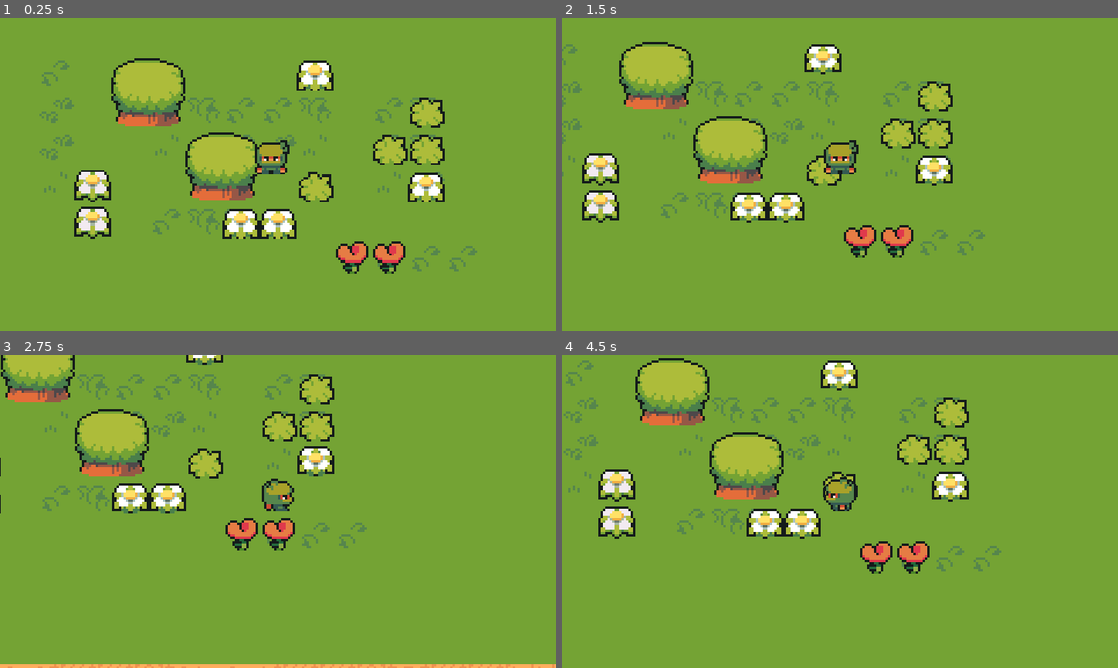
Above: before the commit, frames 1-4 (two rows, left to right).
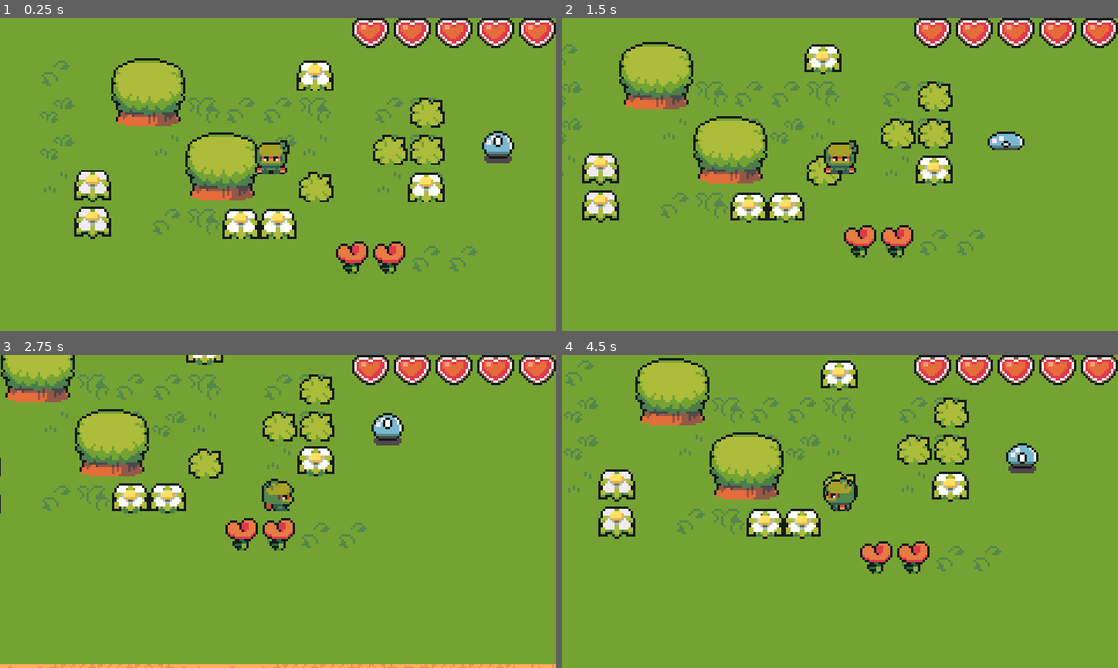
Above: after the commit, the same moments.

Repository: JoaoBacano/ARPG-Tutorial
Game: Godot game, scene res://scenes/world.tscn
Two runs of this game, one before a commit and one after it. Both use one fixed random seed, a clock stepped at 60 frames per second and the inputs below.
Inputs:
- Up to frame 1 (0.25 s): no input
- Up to frame 2 (1.5 s): hold Right (ui_right) 0.53-1.28 s; hold Down (ui_down) from 1.28 s (still down)
- Up to frame 3 (2.75 s): release Down (ui_down) at 2.03 s; hold Right (ui_right) from 2.03 s (still down)
- Up to frame 4 (4.5 s): release Right (ui_right) at 2.78 s; hold Up (ui_up) 2.78-3.53 s; hold Left (ui_left) from 3.53 s (still down)

The runs differ from the first frame. In frame 1, 3.1% of the frame differs, in the area x 63-100%, y 0-47%; in frame 2, 2.9%; in frame 3, 3.1%; in frame 4, 3.1%.

Commit message:
Health UI

Diff:
--- a/Player/player.gd
+++ b/Player/player.gd
@@ -1,7 +1,15 @@
 extends CharacterBody2D
+
+signal healthChanged
 
 @export var speed: int = 35
 @onready var animations = $AnimationPlayer
+@onready var hurtColor = $Sprite2D/ColorRect
+
+@export var maxHealth: int = 3
+@onready var currentHealth: int = maxHealth
+
+
 
 func handleInput():
 	var moveDirection = Input.get_vector("ui_left","ui_right","ui_up","ui_down")
@@ -19,7 +27,22 @@
 
 		animations.play("walk" + direction)
 
+func handleCollision():
+	for i in get_slide_collision_count():
+		var collision = get_slide_collision(i)
+		var collider = collision.get_collider()
+
 func _physics_process(delta):
 	handleInput()
 	move_and_slide()
+	handleCollision()
 	updateAnimation()
+
+
+func _on_hurt_box_area_entered(area):
+	if area.name == "hitBox":
+		currentHealth -= 1
+		if currentHealth < 0:
+			currentHealth = maxHealth
+
+		healthChanged.emit(currentHealth)
--- a/Player/player.tscn
+++ b/Player/player.tscn
@@ -1,7 +1,22 @@
-[gd_scene load_steps=10 format=3 uid="uid://ys4ixm7pj5cf"]
+[gd_scene load_steps=11 format=3 uid="uid://ys4ixm7pj5cf"]
 
 [ext_resource type="Script" path="res://Player/player.gd" id="1_b0400"]
 [ext_resource type="Texture2D" uid="uid://r2f3vuhshs3d" path="res://art/player_sprites.png" id="1_ujfr8"]
+
+[sub_resource type="Animation" id="Animation_rtgwa"]
+length = 0.001
+tracks/0/type = "value"
+tracks/0/imported = false
+tracks/0/enabled = true
+tracks/0/path = NodePath("Sprite2D:frame_coords")
+tracks/0/interp = 1
+tracks/0/loop_wrap = true
+tracks/0/keys = {
+"times": PackedFloat32Array(0),
+"transitions": PackedFloat32Array(1),
+"update": 1,
+"values": [Vector2i(0, 0)]
+}
 
 [sub_resource type="Animation" id="Animation_pfyvv"]
 resource_name = "walkDown"
@@ -19,39 +34,6 @@
 "transitions": PackedFloat32Array(1, 1, 1, 1),
 "update": 1,
 "values": [Vector2i(0, 0), Vector2i(0, 1), Vector2i(0, 2), Vector2i(0, 3)]
-}
-
-[sub_resource type="Animation" id="Animation_rtgwa"]
-length = 0.001
-tracks/0/type = "value"
-tracks/0/imported = false
-tracks/0/enabled = true
-tracks/0/path = NodePath("Sprite2D:frame_coords")
-tracks/0/interp = 1
-tracks/0/loop_wrap = true
-tracks/0/keys = {
-"times": PackedFloat32Array(0),
-"transitions": PackedFloat32Array(1),
-"update": 1,
-"values": [Vector2i(0, 0)]
-}
-
-[sub_resource type="Animation" id="Animation_knom8"]
-resource_name = "walkUp"
-length = 0.8
-loop_mode = 1
-step = 0.2
-tracks/0/type = "value"
-tracks/0/imported = false
-tracks/0/enabled = true
-tracks/0/path = NodePath("Sprite2D:frame_coords")
-tracks/0/interp = 1
-tracks/0/loop_wrap = true
-tracks/0/keys = {
-"times": PackedFloat32Array(0, 0.2, 0.4, 0.6),
-"transitions": PackedFloat32Array(1, 1, 1, 1),
-"update": 1,
-"values": [Vector2i(1, 0), Vector2i(1, 1), Vector2i(1, 2), Vector2i(1, 3)]
 }
 
 [sub_resource type="Animation" id="Animation_jhrhd"]
@@ -90,6 +72,24 @@
 "values": [Vector2i(3, 0), Vector2i(3, 1), Vector2i(3, 2), Vector2i(3, 3)]
 }
 
+[sub_resource type="Animation" id="Animation_knom8"]
+resource_name = "walkUp"
+length = 0.8
+loop_mode = 1
+step = 0.2
+tracks/0/type = "value"
+tracks/0/imported = false
+tracks/0/enabled = true
+tracks/0/path = NodePath("Sprite2D:frame_coords")
+tracks/0/interp = 1
+tracks/0/loop_wrap = true
+tracks/0/keys = {
+"times": PackedFloat32Array(0, 0.2, 0.4, 0.6),
+"transitions": PackedFloat32Array(1, 1, 1, 1),
+"update": 1,
+"values": [Vector2i(1, 0), Vector2i(1, 1), Vector2i(1, 2), Vector2i(1, 3)]
+}
+
 [sub_resource type="AnimationLibrary" id="AnimationLibrary_thb6k"]
 _data = {
 "RESET": SubResource("Animation_rtgwa"),
@@ -101,6 +101,9 @@
 
 [sub_resource type="RectangleShape2D" id="RectangleShape2D_6vudq"]
 size = Vector2(14, 4)
+
+[sub_resource type="RectangleShape2D" id="RectangleShape2D_88vwv"]
+size = Vector2(14, 14)
 
 [node name="CharacterBody2D" type="CharacterBody2D"]
 z_index = 1
@@ -122,3 +125,12 @@
 [node name="CollisionShape2D" type="CollisionShape2D" parent="."]
 position = Vector2(0, -2)
 shape = SubResource("RectangleShape2D_6vudq")
+
+[node name="hurtBox" type="Area2D" parent="."]
+collision_mask = 3
+
+[node name="CollisionShape2D" type="CollisionShape2D" parent="hurtBox"]
+position = Vector2(0, -7)
+shape = SubResource("RectangleShape2D_88vwv")
+
+[connection signal="area_entered" from="hurtBox" to="." method="_on_hurt_box_area_entered"]
--- /dev/null
+++ b/enemies/slime.gd
@@ -0,0 +1,42 @@
+extends CharacterBody2D
+
+@export var speed = 20
+@export var limit = 0.5
+
+@onready var animations = $AnimationPlayer
+
+var startPosition
+var endPosition
+
+func _ready():
+	startPosition = position
+	endPosition = startPosition + Vector2(0,3*16)
+
+func changeDirection():
+	var tempEnd = endPosition
+	endPosition = startPosition
+	startPosition = tempEnd
+
+func updateVelocity():
+	var moveDirection = (endPosition - position)
+	if moveDirection.length() < limit:
+		changeDirection()
+
+	velocity = moveDirection.normalized()
+
+func updateAnimation():
+	if velocity.length() == 0:
+		if animations.is_playing():
+			animations.stop()
+	else:
+		var direction = "Down"
+		if velocity.x < 0: direction = "Left"
+		elif velocity.x > 0: direction = "Right"
+		elif velocity.y < 0: direction = "Up"
+
+		animations.play("walk" + direction)
+
+func _physics_process(delta):
+	updateVelocity()
+	move_and_slide()
+	updateAnimation()
--- /dev/null
+++ b/enemies/slime.tscn
@@ -0,0 +1,258 @@
+[gd_scene load_steps=11 format=3 uid="uid://ckt3g8cpxtn0u"]
+
+[ext_resource type="Texture2D" uid="uid://dh2kqj8xrqsvy" path="res://art/Slime.png" id="1_i7ayk"]
+[ext_resource type="Script" path="res://enemies/slime.gd" id="1_ktiqi"]
+
+[sub_resource type="CapsuleShape2D" id="CapsuleShape2D_cykyd"]
+radius = 4.0
+height = 16.0
+
+[sub_resource type="Animation" id="Animation_wk4v5"]
+length = 0.001
+tracks/0/type = "value"
+tracks/0/imported = false
+tracks/0/enabled = true
+tracks/0/path = NodePath("sprite:frame_coords")
+tracks/0/interp = 1
+tracks/0/loop_wrap = true
+tracks/0/keys = {
+"times": PackedFloat32Array(0),
+"transitions": PackedFloat32Array(1),
+"update": 1,
+"values": [Vector2i(0, 0)]
+}
+tracks/1/type = "value"
+tracks/1/imported = false
+tracks/1/enabled = true
+tracks/1/path = NodePath("hitBox/CollisionShape2D:position")
+tracks/1/interp = 1
+tracks/1/loop_wrap = true
+tracks/1/keys = {
+"times": PackedFloat32Array(0),
+"transitions": PackedFloat32Array(1),
+"update": 0,
+"values": [Vector2(0, -4)]
+}
+tracks/2/type = "value"
+tracks/2/imported = false
+tracks/2/enabled = true
+tracks/2/path = NodePath("hitBox/CollisionShape2D:scale")
+tracks/2/interp = 1
+tracks/2/loop_wrap = true
+tracks/2/keys = {
+"times": PackedFloat32Array(0),
+"transitions": PackedFloat32Array(1),
+"update": 0,
+"values": [Vector2(1, 1)]
+}
+
+[sub_resource type="Animation" id="Animation_d4iid"]
+resource_name = "walkDown"
+length = 0.8
+loop_mode = 1
+step = 0.2
+tracks/0/type = "value"
+tracks/0/imported = false
+tracks/0/enabled = true
+tracks/0/path = NodePath("sprite:frame_coords")
+tracks/0/interp = 1
+tracks/0/loop_wrap = true
+tracks/0/keys = {
+"times": PackedFloat32Array(0, 0.2, 0.4, 0.6),
+"transitions": PackedFloat32Array(1, 1, 1, 1),
+"update": 1,
+"values": [Vector2i(0, 0), Vector2i(0, 1), Vector2i(0, 2), Vector2i(0, 3)]
+}
+tracks/1/type = "value"
+tracks/1/imported = false
+tracks/1/enabled = true
+tracks/1/path = NodePath("hitBox/CollisionShape2D:position")
+tracks/1/interp = 1
+tracks/1/loop_wrap = true
+tracks/1/keys = {
+"times": PackedFloat32Array(0, 0.2, 0.4, 0.6),
+"transitions": PackedFloat32Array(1, 1, 1, 1),
+"update": 1,
+"values": [Vector2(0, -4), Vector2(0, -8), Vector2(0, -7), Vector2(0, -4)]
+}
+tracks/2/type = "value"
+tracks/2/imported = false
+tracks/2/enabled = true
+tracks/2/path = NodePath("hitBox/CollisionShape2D:scale")
+tracks/2/interp = 1
+tracks/2/loop_wrap = true
+tracks/2/keys = {
+"times": PackedFloat32Array(0, 0.2, 0.4, 0.6),
+"transitions": PackedFloat32Array(1, 1, 1, 1),
+"update": 1,
+"values": [Vector2(1, 1), Vector2(1, 1), Vector2(1, 1), Vector2(1.1, 1.2)]
+}
+
+[sub_resource type="Animation" id="Animation_t3dw0"]
+resource_name = "walkLeft"
+length = 0.8
+loop_mode = 1
+step = 0.2
+tracks/0/type = "value"
+tracks/0/imported = false
+tracks/0/enabled = true
+tracks/0/path = NodePath("sprite:frame_coords")
+tracks/0/interp = 1
+tracks/0/loop_wrap = true
+tracks/0/keys = {
+"times": PackedFloat32Array(0, 0.2, 0.4, 0.6),
+"transitions": PackedFloat32Array(1, 1, 1, 1),
+"update": 1,
+"values": [Vector2i(2, 0), Vector2i(2, 1), Vector2i(2, 2), Vector2i(2, 3)]
+}
+tracks/1/type = "value"
+tracks/1/imported = false
+tracks/1/enabled = true
+tracks/1/path = NodePath("hitBox/CollisionShape2D:position")
+tracks/1/interp = 1
+tracks/1/loop_wrap = true
+tracks/1/keys = {
+"times": PackedFloat32Array(0, 0.2, 0.4, 0.6),
+"transitions": PackedFloat32Array(1, 1, 1, 1),
+"update": 1,
+"values": [Vector2(0, -4), Vector2(0, -8), Vector2(0, -7), Vector2(0, -4)]
+}
+tracks/2/type = "value"
+tracks/2/imported = false
+tracks/2/enabled = true
+tracks/2/path = NodePath("hitBox/CollisionShape2D:scale")
+tracks/2/interp = 1
+tracks/2/loop_wrap = true
+tracks/2/keys = {
+"times": PackedFloat32Array(0, 0.2, 0.4, 0.6),
+"transitions": PackedFloat32Array(1, 1, 1, 1),
+"update": 1,
+"values": [Vector2(1, 1), Vector2(1, 1), Vector2(1, 1), Vector2(1.1, 1.2)]
+}
+
+[sub_resource type="Animation" id="Animation_efi1f"]
+resource_name = "walkRight"
+length = 0.8
+loop_mode = 1
+step = 0.2
+tracks/0/type = "value"
+tracks/0/imported = false
+tracks/0/enabled = true
+tracks/0/path = NodePath("sprite:frame_coords")
+tracks/0/interp = 1
+tracks/0/loop_wrap = true
+tracks/0/keys = {
+"times": PackedFloat32Array(0, 0.2, 0.4, 0.6),
+"transitions": PackedFloat32Array(1, 1, 1, 1),
+"update": 1,
+"values": [Vector2i(3, 0), Vector2i(3, 1), Vector2i(3, 2), Vector2i(3, 3)]
+}
+tracks/1/type = "value"
+tracks/1/imported = false
+tracks/1/enabled = true
+tracks/1/path = NodePath("hitBox/CollisionShape2D:position")
+tracks/1/interp = 1
+tracks/1/loop_wrap = true
+tracks/1/keys = {
+"times": PackedFloat32Array(0, 0.2, 0.4, 0.6),
+"transitions": PackedFloat32Array(1, 1, 1, 1),
+"update": 1,
+"values": [Vector2(0, -4), Vector2(0, -8), Vector2(0, -7), Vector2(0, -4)]
+}
+tracks/2/type = "value"
+tracks/2/imported = false
+tracks/2/enabled = true
+tracks/2/path = NodePath("hitBox/CollisionShape2D:scale")
+tracks/2/interp = 1
+tracks/2/loop_wrap = true
+tracks/2/keys = {
+"times": PackedFloat32Array(0, 0.2, 0.4, 0.6),
+"transitions": PackedFloat32Array(1, 1, 1, 1),
+"update": 1,
+"values": [Vector2(1, 1), Vector2(1, 1), Vector2(1, 1), Vector2(1.1, 1.2)]
+}
+
+[sub_resource type="Animation" id="Animation_sny86"]
+resource_name = "walkUp"
+length = 0.8
+loop_mode = 1
+step = 0.2
+tracks/0/type = "value"
+tracks/0/imported = false
+tracks/0/enabled = true
+tracks/0/path = NodePath("sprite:frame_coords")
+tracks/0/interp = 1
+tracks/0/loop_wrap = true
+tracks/0/keys = {
+"times": PackedFloat32Array(0, 0.2, 0.4, 0.6),
+"transitions": PackedFloat32Array(1, 1, 1, 1),
+"update": 1,
+"values": [Vector2i(1, 0), Vector2i(1, 1), Vector2i(1, 2), Vector2i(1, 3)]
+}
+tracks/1/type = "value"
+tracks/1/imported = false
+tracks/1/enabled = true
+tracks/1/path = NodePath("hitBox/CollisionShape2D:position")
+tracks/1/interp = 1
+tracks/1/loop_wrap = true
+tracks/1/keys = {
+"times": PackedFloat32Array(0, 0.2, 0.4, 0.6),
+"transitions": PackedFloat32Array(1, 1, 1, 1),
+"update": 1,
+"values": [Vector2(0, -4), Vector2(0, -8), Vector2(0, -7), Vector2(0, -4)]
+}
+tracks/2/type = "value"
+tracks/2/imported = false
+tracks/2/enabled = true
+tracks/2/path = NodePath("hitBox/CollisionShape2D:scale")
+tracks/2/interp = 1
+tracks/2/loop_wrap = true
+tracks/2/keys = {
+"times": PackedFloat32Array(0, 0.2, 0.4, 0.6),
+"transitions": PackedFloat32Array(1, 1, 1, 1),
+"update": 1,
+"values": [Vector2(1, 1), Vector2(1, 1), Vector2(1, 1), Vector2(1.1, 1.2)]
+}
+
+[sub_resource type="AnimationLibrary" id="AnimationLibrary_w6nin"]
+_data = {
+"RESET": SubResource("Animation_wk4v5"),
+"walkDown": SubResource("Animation_d4iid"),
+"walkLeft": SubResource("Animation_t3dw0"),
+"walkRight": SubResource("Animation_efi1f"),
+"walkUp": SubResource("Animation_sny86")
+}
+
+[sub_resource type="CapsuleShape2D" id="CapsuleShape2D_vbxhe"]
+radius = 3.63636
+height = 12.0
+
+[node name="slime" type="CharacterBody2D"]
+z_index = 1
+collision_layer = 2
+collision_mask = 2
+script = ExtResource("1_ktiqi")
+
+[node name="CollisionShape2D" type="CollisionShape2D" parent="."]
+visible = false
+position = Vector2(0, -4)
+rotation = 1.5708
+shape = SubResource("CapsuleShape2D_cykyd")
+
+[node name="sprite" type="Sprite2D" parent="."]
+position = Vector2(0, -7)
+texture = ExtResource("1_i7ayk")
+hframes = 4
+vframes = 4
+
+[node name="AnimationPlayer" type="AnimationPlayer" parent="."]
+libraries = {
+"": SubResource("AnimationLibrary_w6nin")
+}
+
+[node name="hitBox" type="Area2D" parent="."]
+
+[node name="CollisionShape2D" type="CollisionShape2D" parent="hitBox"]
+position = Vector2(0, -4)
+rotation = 1.5708
+shape = SubResource("CapsuleShape2D_vbxhe")
--- a/project.godot
+++ b/project.godot
@@ -58,6 +58,11 @@
 ]
 }
 
+[layer_names]
+
+2d_physics/layer_1="player"
+2d_physics/layer_2="enemie"
+
 [rendering]
 
 textures/canvas_textures/default_texture_filter=0
--- /dev/null
+++ b/scenes/world.gd
@@ -0,0 +1,14 @@
+extends Node2D
+
+@onready var heartsContainer = $CanvasLayer/heartsContainer
+@onready var player = $TileMap/Player
+# Called when the node enters the scene tree for the first time.
+func _ready():
+	heartsContainer.setMaxHearts(player.maxHealth)
+	heartsContainer.updateHearts(player.currentHealth)
+	player.healthChanged.connect(heartsContainer.updateHearts)
+
+
+# Called every frame. 'delta' is the elapsed time since the previous frame.
+func _process(delta):
+	pass
--- a/scenes/world.tscn
+++ b/scenes/world.tscn
@@ -1,21 +1,33 @@
-[gd_scene load_steps=4 format=3 uid="uid://cf0xq030pbdwa"]
+[gd_scene load_steps=7 format=3 uid="uid://cf0xq030pbdwa"]
 
+[ext_resource type="Script" path="res://scenes/world.gd" id="1_at8cg"]
 [ext_resource type="PackedScene" uid="uid://6i1bjpigp206" path="res://tile_map.tscn" id="1_f7q00"]
 [ext_resource type="PackedScene" uid="uid://ys4ixm7pj5cf" path="res://Player/player.tscn" id="1_ppp3u"]
+[ext_resource type="PackedScene" uid="uid://ckt3g8cpxtn0u" path="res://enemies/slime.tscn" id="2_db7ww"]
 [ext_resource type="Script" path="res://scenes/follow cam.gd" id="3_8xjho"]
+[ext_resource type="PackedScene" uid="uid://yt7ei2s0hokp" path="res://ui/hearts_container.tscn" id="5_bg6y7"]
 
 [node name="World" type="Node2D"]
+script = ExtResource("1_at8cg")
 
 [node name="TileMap" parent="." instance=ExtResource("1_f7q00")]
 layer_2/navigation_enabled = false
 
-[node name="CharacterBody2D" parent="." instance=ExtResource("1_ppp3u")]
+[node name="Player" parent="TileMap" instance=ExtResource("1_ppp3u")]
 z_index = 0
 y_sort_enabled = false
 position = Vector2(117, 68)
+maxHealth = 5
 
-[node name="follow cam" type="Camera2D" parent="CharacterBody2D" node_paths=PackedStringArray("tilemap")]
+[node name="follow cam" type="Camera2D" parent="TileMap/Player" node_paths=PackedStringArray("tilemap")]
 limit_left = 0
 limit_top = 0
 script = ExtResource("3_8xjho")
-tilemap = NodePath("../../TileMap")
+tilemap = NodePath("../..")
+
+[node name="slime" parent="TileMap" instance=ExtResource("2_db7ww")]
+position = Vector2(215, 63)
+
+[node name="CanvasLayer" type="CanvasLayer" parent="."]
+
+[node name="heartsContainer" parent="CanvasLayer" instance=ExtResource("5_bg6y7")]
--- a/tile_map.tscn
+++ b/tile_map.tscn
@@ -2820,7 +2820,8 @@
 0:0/0/physics_layer_0/polygon_0/points = PackedVector2Array(-8, -8, 8, -8, 8, 8, -8, 8)
 
 [sub_resource type="TileSet" id="TileSet_x28km"]
-physics_layer_0/collision_layer = 1
+physics_layer_0/collision_layer = 3
+physics_layer_0/collision_mask = 3
 terrain_set_0/mode = 0
 terrain_set_0/terrain_0/name = "sand"
 terrain_set_0/terrain_0/color = Color(0.729412, 0, 0.0901961, 1)
--- /dev/null
+++ b/ui/heart_ui.gd
@@ -0,0 +1,15 @@
+extends Panel
+
+@onready var sprite = $Sprite2D
+# Called when the node enters the scene tree for the first time.
+func _ready():
+	pass # Replace with function body.
+
+
+# Called every frame. 'delta' is the elapsed time since the previous frame.
+func _process(delta):
+	pass
+
+func update(whole: bool):
+	if whole: sprite.frame = 0
+	else: sprite.frame = 4
--- /dev/null
+++ b/ui/heart_ui.tscn
@@ -0,0 +1,17 @@
+[gd_scene load_steps=3 format=3 uid="uid://cprtaxbo8cl8i"]
+
+[ext_resource type="Texture2D" uid="uid://bkkhasus0mpvf" path="res://art/Heart.png" id="1_2h2ob"]
+[ext_resource type="Script" path="res://ui/heart_ui.gd" id="1_c4xwc"]
+
+[node name="HeartUI" type="Panel"]
+self_modulate = Color(1, 1, 1, 0)
+custom_minimum_size = Vector2(16, 13)
+offset_right = 16.0
+offset_bottom = 13.0
+script = ExtResource("1_c4xwc")
+
+[node name="Sprite2D" type="Sprite2D" parent="."]
+position = Vector2(0, -2)
+texture = ExtResource("1_2h2ob")
+centered = false
+hframes = 5
--- /dev/null
+++ b/ui/heartsContainer.gd
@@ -0,0 +1,25 @@
+extends HBoxContainer
+
+@onready var HeartGuiClass = preload("res://ui/heart_ui.tscn")
+# Called when the node enters the scene tree for the first time.
+func _ready():
+	pass # Replace with function body.
+
+
+# Called every frame. 'delta' is the elapsed time since the previous frame.
+func _process(delta):
+	pass
+
+func setMaxHearts(max: int):
+	for i in range(max):
+		var heart = HeartGuiClass.instantiate()
+		add_child(heart)
+
+func updateHearts(currentHealth: int):
+	var hearts = get_children()
+
+	for i in range(currentHealth):
+		hearts[i].update(true)
+
+	for i in range(currentHealth,hearts.size()):
+		hearts[i].update(false)
--- /dev/null
+++ b/ui/hearts_container.tscn
@@ -0,0 +1,8 @@
+[gd_scene load_steps=2 format=3 uid="uid://yt7ei2s0hokp"]
+
+[ext_resource type="Script" path="res://ui/heartsContainer.gd" id="1_ybfoo"]
+
+[node name="heartsContainer" type="HBoxContainer"]
+layout_direction = 3
+theme_override_constants/separation = 2
+script = ExtResource("1_ybfoo")
Binary file added: art/Heart.png
Not shown, added: art/Heart.png.import
Binary file added: art/Slime.png
Not shown, added: art/Slime.png.import
